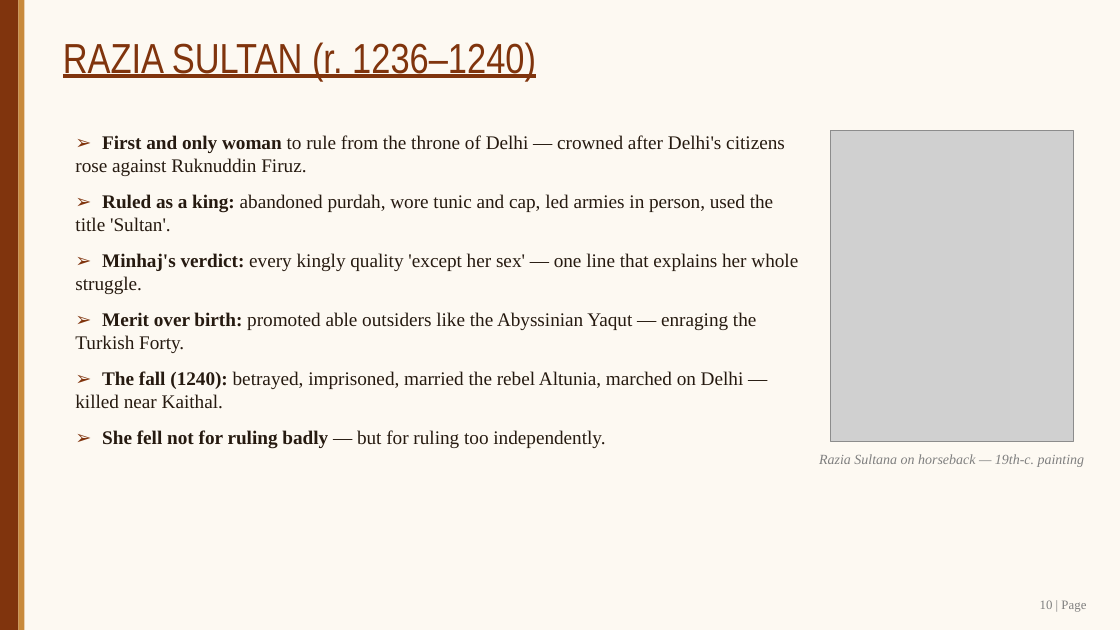
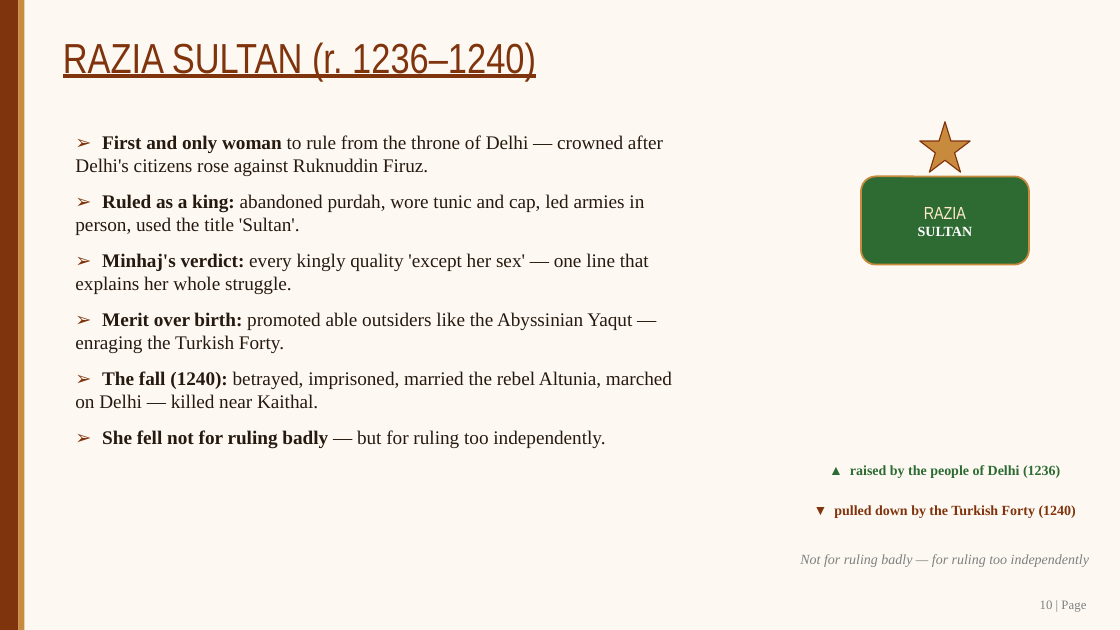
Before and after one commit to SangamSitapuri07/SIH, a slide deck: slide 10 of assignment/Slave_Dynasty_Mamluk_Presentation.pptx. Drawn at 1120x630 pixels with LibreOffice and Linux fonts; fonts in the diff are those of the drawing; grey boxes stand for pictures. Boxes give left, top, right and bottom in pixels: in the first picture for what was removed or moved away, otherwise in the second. Text is boxed around its words. In the diff, an @@ line names an element or a change of style, - is before the commit and + after.

```diff
--- a/assignment/Slave_Dynasty_Mamluk_Presentation.pptx
+++ b/assignment/Slave_Dynasty_Mamluk_Presentation.pptx
@@ text "➢ First and only woman ..." rewrapped from bbox=[75, 135, 798, 448] to bbox=[75, 135, 672, 448] @@
@@ picture removed at bbox=[830, 130, 1074, 441] @@
@@ star added at bbox=[920, 122, 970, 172], fill #C88A3C, outline #80340D 1 pt @@
@@ rounded rectangle added at bbox=[861, 176, 1029, 265], fill #2E6B33, outline #C88A3C 1.5 pt, 12 pt, text #FFFFFF, bold @@
+RAZIA
+SULTAN
@@ text removed at bbox=[819, 454, 1085, 467] @@
-Razia Sultana on horseback — 19th-c. painting
@@ text added at bbox=[850, 465, 1060, 478], 12 pt, text #2E6B33, bold @@
+▲ raised by the people of Delhi (1236)
@@ text added at bbox=[834, 505, 1076, 518], 12 pt, text #80340D, bold @@
+▼ pulled down by the Turkish Forty (1240)
@@ text added at bbox=[800, 554, 1089, 567], 12 pt, text #7F7F7F, italic @@
+Not for ruling badly — for ruling too independently
```
Also in this commit, not shown: 11 other slides changed, 1 other file.
